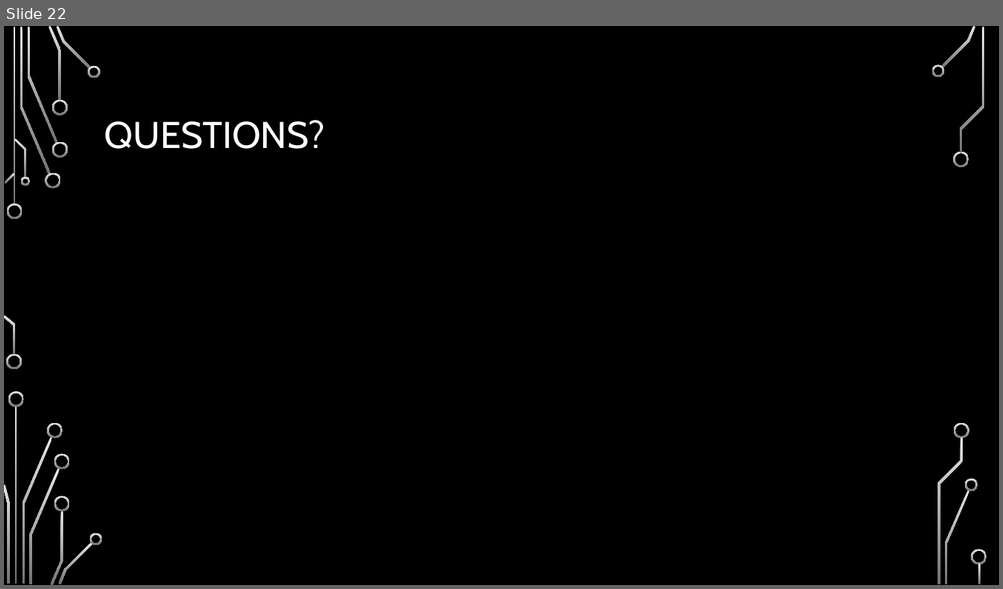
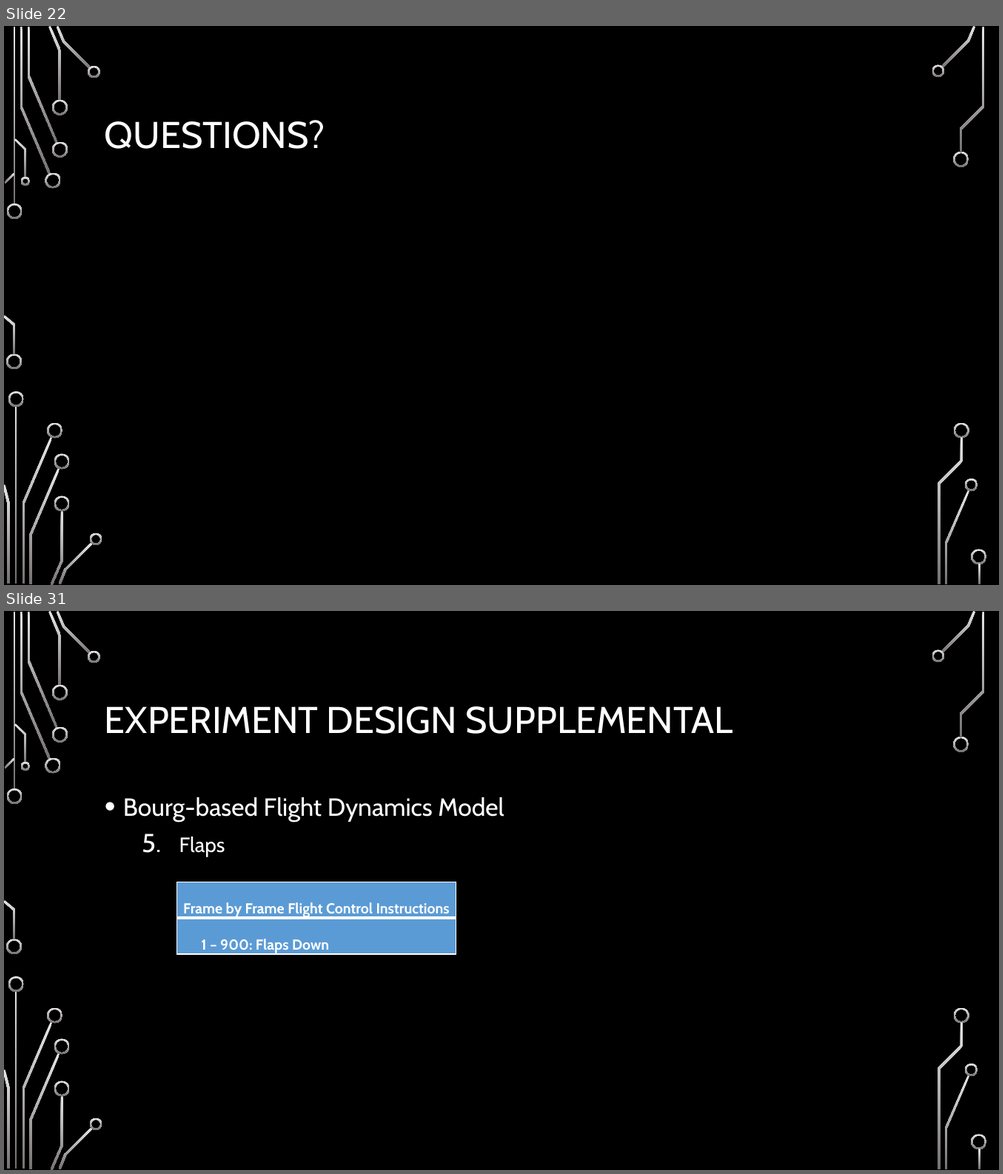
Before and after one commit to chaddw/ECS-Rust-FlightDynamics, a slide deck: Defense.pptx. Shown one above the other, each under a label of ours: slide 22 before the commit, slides 22 and 31 after it; the slides between them are not shown. The pictures are 1003x589 and 1003x1174 pixels, drawn with LibreOffice and Linux fonts; fonts in the diff are those of the drawing; background and template pictures are left out. Boxes give left, top, right and bottom in pixels: in the first picture for what was removed or moved away, otherwise in the second. Text is boxed around its words. In the diff, an @@ line names an element or a change of style, - is before the commit and + after.

```diff
--- a/Defense.pptx
+++ b/Defense.pptx
@@ slide 31 added at (x1=4, y1=611, x2=999, y2=1170), background picture (left out); not listed: 36 template elements that a slide beside it also shows @@
@@ title added at (x1=105, y1=706, x2=733, y2=734), 36 pt, text #FFFFFF @@
+EXPERIMENT DESIGN SUPPLEMENTAL
@@ text added at (x1=123, y1=797, x2=504, y2=857), 24 pt, text #FFFFFF @@
+• Bourg-based Flight Dynamics Model
+  5. Flaps
@@ table added at (x1=177, y1=883, x2=456, y2=957), 2 rows, 1 columns @@
+Frame by Frame Flight Control Instructions
+1 – 900: Flaps Down
```
Also in this commit, not shown: 2 slides changed, 11 other slides added, 1 slide removed.
